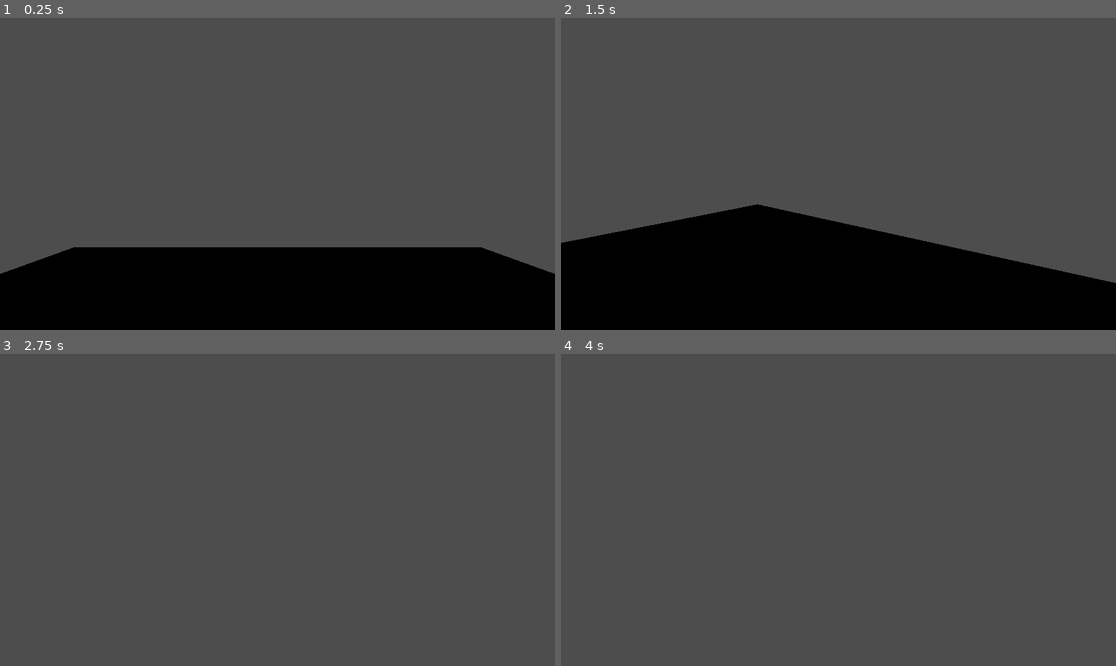
Above: before the commit, frames 1-4 (two rows, left to right).
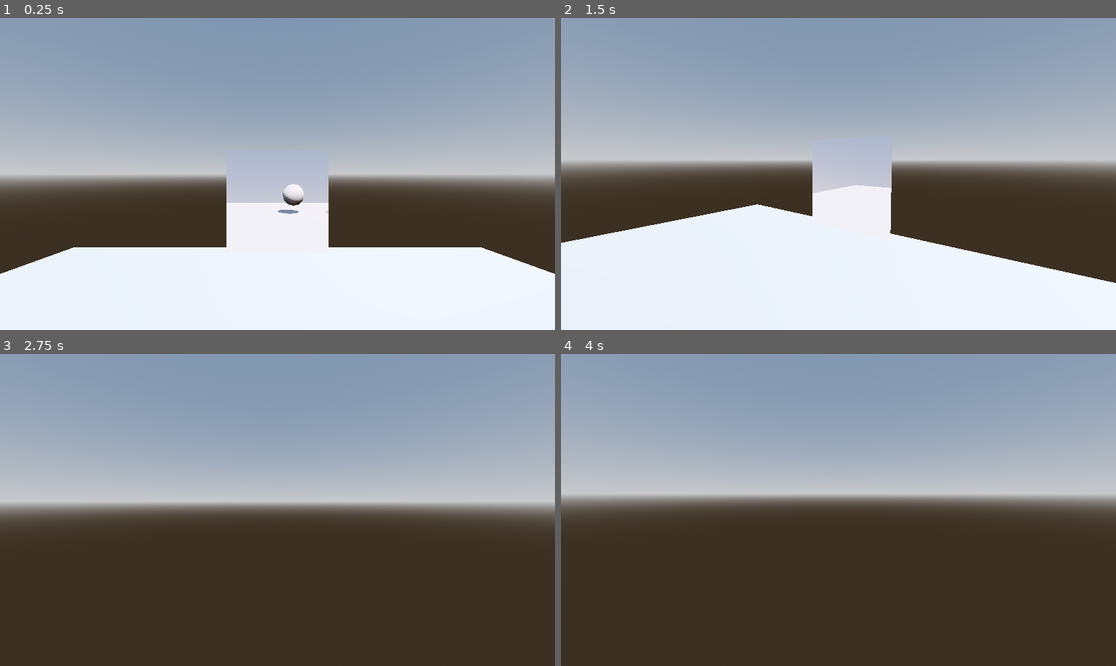
Above: after the commit, the same moments.

Repository: MoustachedMamba/emaGdehsiniF
Game: Godot game, scene res://Scenes/Maps/ControllerTestMap.tscn
The game is run twice, just before and just after one commit, with the same random seed, the same clock (stepped at 60 frames per second) and the same inputs.
Inputs (mouse positions are in pixels of both pictures, inside the frame that each line leads up to):
- Up to frame 1 (0.25 s): no input
- Up to frame 2 (1.5 s): tap Enter at 0.5 s; move the mouse to (960, 158) at 0.52 s; hold D (right) 0.53-1.28 s; hold Backspace (Return) 0.53-1.28 s; move the mouse to (810, 174) at 1.27 s; hold W (forward) from 1.28 s (still down); tap Backspace (Return) at 1.35 s
- Up to frame 3 (2.75 s): keep holding W (forward); move the mouse to (288, 503) at 2.02 s; hold Backspace (Return) from 2.03 s (still down)
- Up to frame 4 (4 s): keep holding W (forward); move the mouse to (832, 516) at 2.77 s; release Backspace (Return) at 2.78 s; tap Backspace (Return) at 2.85 s; tap Space at 3.5 s; move the mouse to (877, 513) at 3.52 s; hold Backspace (Return) from 3.53 s (still down)

The runs differ from the first frame. In frame 1, 98% of the frame differs, in the area x 0-100%, y 0-100%; in frame 2, 98%; in frame 3, 97%; in frame 4, 97%.

Commit message:
Added mirrors
Mirror, mirror on the wall, who is the polyest of them all?

Diff:
--- a/Scenes/Maps/ControllerTestMap.tscn
+++ b/Scenes/Maps/ControllerTestMap.tscn
@@ -1,14 +1,45 @@
-[gd_scene load_steps=4 format=3 uid="uid://bst8nb7f5gmjn"]
+[gd_scene load_steps=10 format=3 uid="uid://bst8nb7f5gmjn"]
 
 [ext_resource type="PackedScene" uid="uid://bhdkknpe3vfkv" path="res://Scenes/Player/Player.tscn" id="1_paj5k"]
+[ext_resource type="PackedScene" uid="uid://tadeg57xo3an" path="res://Scenes/Mirror/MirrorContainer.tscn" id="2_6lhiy"]
+[ext_resource type="Shader" path="res://Scenes/Mirror/Mirror.gdshader" id="3_qg3gq"]
+
+[sub_resource type="ProceduralSkyMaterial" id="ProceduralSkyMaterial_cpdjt"]
+sky_horizon_color = Color(0.64625, 0.65575, 0.67075, 1)
+ground_horizon_color = Color(0.64625, 0.65575, 0.67075, 1)
+
+[sub_resource type="Sky" id="Sky_rx155"]
+sky_material = SubResource("ProceduralSkyMaterial_cpdjt")
+
+[sub_resource type="Environment" id="Environment_3m8nd"]
+background_mode = 2
+sky = SubResource("Sky_rx155")
+tonemap_mode = 2
+glow_enabled = true
 
 [sub_resource type="BoxMesh" id="BoxMesh_n0n85"]
 
 [sub_resource type="BoxShape3D" id="BoxShape3D_v0inr"]
 
+[sub_resource type="ShaderMaterial" id="ShaderMaterial_ws1ww"]
+resource_local_to_scene = true
+render_priority = 0
+shader = ExtResource("3_qg3gq")
+shader_parameter/tint = Color(0.98, 0.98, 0.98, 1)
+
 [node name="ControllerTestMap" type="Node3D"]
 
+[node name="DirectionalLight3D" type="DirectionalLight3D" parent="."]
+transform = Transform3D(-0.866023, -0.433016, 0.250001, 0, 0.499998, 0.866027, -0.500003, 0.749999, -0.43301, 0, 0, 0)
+shadow_enabled = true
+
+[node name="WorldEnvironment" type="WorldEnvironment" parent="."]
+environment = SubResource("Environment_3m8nd")
+
 [node name="Player" parent="." instance=ExtResource("1_paj5k")]
+
+[node name="Camera3D" parent="Player/Head" index="0"]
+cull_mask = 1048571
 
 [node name="StaticBody3D" type="StaticBody3D" parent="."]
 transform = Transform3D(10, 0, 0, 0, 1, 0, 0, 0, 10, 0, -0.5, 0)
@@ -19,3 +50,22 @@
 
 [node name="CollisionShape3D" type="CollisionShape3D" parent="StaticBody3D"]
 shape = SubResource("BoxShape3D_v0inr")
+
+[node name="MirrorContainer" parent="." instance=ExtResource("2_6lhiy")]
+transform = Transform3D(1, 0, 0, 0, 1, 0, 0, 0, 1, 0, 1.25864, -3.95627)
+resolution_per_unit = 2000
+MirrorColor = Color(0.980392, 0.937255, 0.956863, 1)
+
+[node name="MeshInstance3D" parent="MirrorContainer" index="1"]
+surface_material_override/0 = SubResource("ShaderMaterial_ws1ww")
+
+[node name="CSGSphere3D" type="CSGSphere3D" parent="."]
+transform = Transform3D(1, 0, 0, 0, 1, 0, 0, 0, 1, 0.734472, 0.842968, 1.57011)
+layers = 4
+
+[node name="MirrorContainer2" parent="." instance=ExtResource("2_6lhiy")]
+transform = Transform3D(0.417449, -0.305778, 0.855708, 0.134068, 0.952103, 0.27482, -0.898756, 0, 0.43845, 3.53241, 1.34008, 0)
+resolution_per_unit = 2000
+
+[editable path="Player"]
+[editable path="MirrorContainer"]
--- /dev/null
+++ b/Scenes/Mirror/Mirror.gd
@@ -0,0 +1,60 @@
+extends Node3D
+
+const whitegreen : Color = Color(0.9, 0.97, 0.94)
+
+@export var size : Vector2 = Vector2(2, 2)
+@export var resolution_per_unit := 100
+@export var cullMask : Array[int] = []
+@export_color_no_alpha var MirrorColor : Color = whitegreen
+
+@onready var cam := $SubViewport/Camera3D
+@onready var viewport := $SubViewport
+@onready var mirror := $MeshInstance3D
+
+var main_cam : Camera3D = null
+
+# Called when the node enters the scene tree for the first time.
+func _ready():
+	main_cam = get_tree().get_first_node_in_group("MainCam")
+
+	cam.cull_mask = 0xFF
+	for i in cullMask:
+		cam.set_cull_mask_value(i, false)
+
+	mirror.mesh.size = size
+	viewport.size = size * resolution_per_unit
+	mirror.get_active_material(0).set_shader_parameter("tint", MirrorColor)
+	mirror.get_active_material(0).set_shader_parameter("mirror_tex", viewport.get_texture())
+
+
+
+
+# Called every frame. 'delta' is the elapsed time since the previous frame.
+func _process(delta):
+
+	var mirror_normal = mirror.global_transform.basis.z
+	var mirror_transform =  get_mirror_transfrom(mirror_normal, mirror.global_transform.origin)
+	cam.global_transform = mirror_transform * main_cam.global_transform
+
+	# Look perpendicular into the mirror plane for frustum camera
+	var cam_projection = (cam.global_transform.origin + main_cam.global_transform.origin) / 2
+	cam.global_transform = cam.global_transform.looking_at(cam_projection, mirror.global_transform.basis.y)
+	var cam2mirror_offset = mirror.global_transform.origin - cam.global_transform.origin
+	var near = abs((cam2mirror_offset).dot(mirror_normal)) # near plane distance
+	near += 0.05 # avoid rendering own surface
+
+	# transform offset to camera's local coordinate system (frustum offset uses local space)
+	var cam2mirror_camlocal = cam.global_transform.basis.inverse() * cam2mirror_offset
+	var frustum_offset =  Vector2(cam2mirror_camlocal.x, cam2mirror_camlocal.y)
+	cam.set_frustum(mirror.mesh.size.x, frustum_offset, near, 10000)
+
+
+func get_mirror_transfrom(plane_normal : Vector3, plane_origin : Vector3) -> Transform3D:
+	var basisX : Vector3 = Vector3(1.0, 0, 0) - 2 * Vector3(plane_normal.x * plane_normal.x, plane_normal.x * plane_normal.y, plane_normal.x * plane_normal.z)
+	var basisY : Vector3 = Vector3(0, 1.0, 0) - 2 * Vector3(plane_normal.y * plane_normal.x, plane_normal.y * plane_normal.y, plane_normal.y * plane_normal.z)
+	var basisZ : Vector3 = Vector3(0, 0, 1.0) - 2 * Vector3(plane_normal.z * plane_normal.x, plane_normal.z * plane_normal.y, plane_normal.z * plane_normal.z)
+
+	var offset = Vector3.ZERO
+	offset = 2 * plane_normal.dot(plane_origin)*plane_normal
+
+	return Transform3D(Basis(basisX, basisY, basisZ), offset)
--- /dev/null
+++ b/Scenes/Mirror/Mirror.gdshader
@@ -0,0 +1,20 @@
+shader_type spatial;
+render_mode cull_disabled, unshaded;
+
+uniform vec4 tint : source_color = vec4(vec3(0.98),1.0);
+uniform sampler2D mirror_tex : source_color, repeat_disable;
+
+void vertex() {
+	UV.x = 1.0 - UV.x;
+}
+
+void fragment() {
+	vec2 m_UV = UV;
+
+	if (!FRONT_FACING) {
+		m_UV.x = 1.0 - m_UV.x;
+	}
+
+	vec4 mirror_sample = texture(mirror_tex,m_UV);
+	ALBEDO = tint.rgb * mirror_sample.rgb;
+}
--- /dev/null
+++ b/Scenes/Mirror/MirrorContainer.tscn
@@ -0,0 +1,23 @@
+[gd_scene load_steps=4 format=3 uid="uid://tadeg57xo3an"]
+
+[ext_resource type="Material" uid="uid://chcqdfoj1unrr" path="res://Scenes/Mirror/MirrorMaterial.tres" id="1_csy3y"]
+[ext_resource type="Script" path="res://Scenes/Mirror/Mirror.gd" id="1_wsvv7"]
+
+[sub_resource type="QuadMesh" id="QuadMesh_p1o6f"]
+size = Vector2(2, 2)
+
+[node name="MirrorContainer" type="Node3D"]
+script = ExtResource("1_wsvv7")
+
+[node name="SubViewport" type="SubViewport" parent="."]
+render_target_update_mode = 3
+
+[node name="Camera3D" type="Camera3D" parent="SubViewport"]
+keep_aspect = 0
+cull_mask = 1048571
+projection = 2
+size = 3.0
+
+[node name="MeshInstance3D" type="MeshInstance3D" parent="."]
+mesh = SubResource("QuadMesh_p1o6f")
+surface_material_override/0 = ExtResource("1_csy3y")
--- /dev/null
+++ b/Scenes/Mirror/MirrorMaterial.tres
@@ -0,0 +1,9 @@
+[gd_resource type="ShaderMaterial" load_steps=2 format=3 uid="uid://chcqdfoj1unrr"]
+
+[ext_resource type="Shader" path="res://Scenes/Mirror/Mirror.gdshader" id="1_0vsxy"]
+
+[resource]
+resource_local_to_scene = true
+render_priority = 0
+shader = ExtResource("1_0vsxy")
+shader_parameter/tint = Color(0.98, 0.98, 0.98, 1)
--- a/Scenes/Player/Player.tscn
+++ b/Scenes/Player/Player.tscn
@@ -14,7 +14,7 @@
 [node name="Head" type="Node3D" parent="."]
 transform = Transform3D(1, 0, 0, 0, 1, 0, 0, 0, 1, 0, 1.8, 0)
 
-[node name="Camera3D" type="Camera3D" parent="Head"]
+[node name="Camera3D" type="Camera3D" parent="Head" groups=["MainCam"]]
 
 [node name="Hands" type="Node3D" parent="Head"]
 
